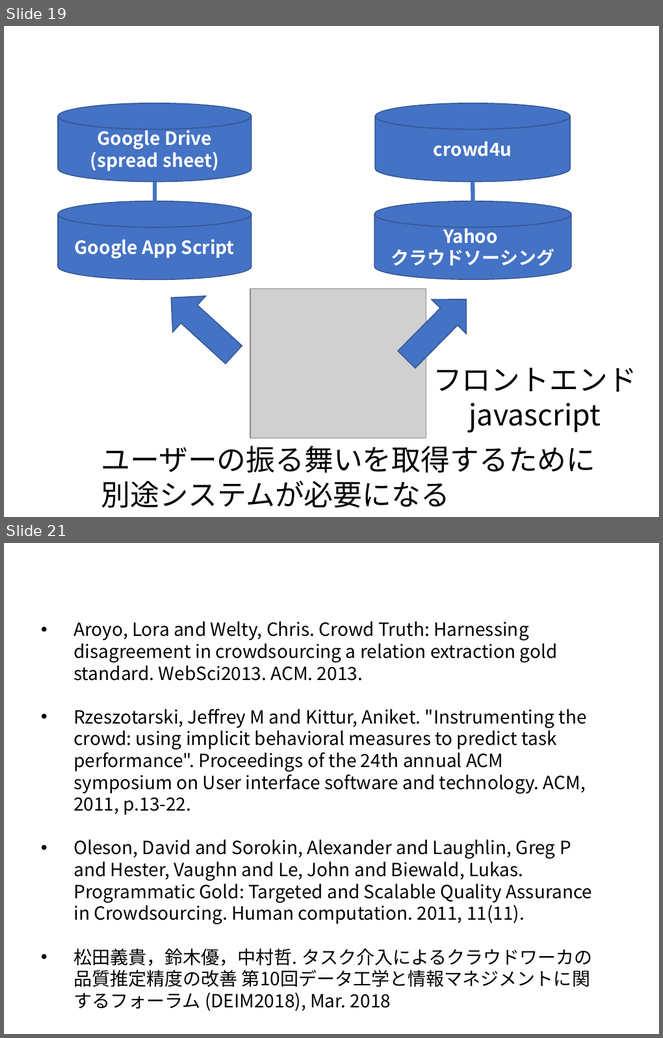
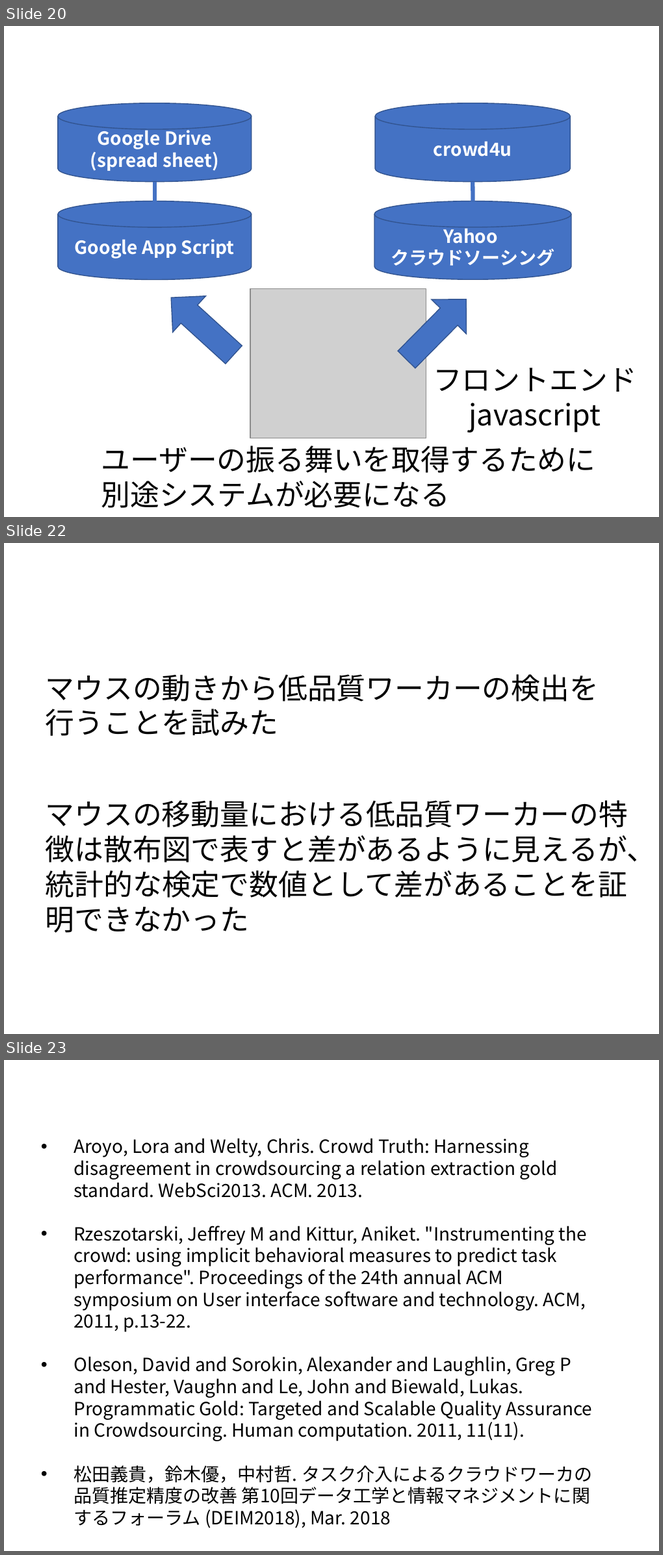
Before and after one commit to tomoya-mikami/task2, a slide deck: slide/presentation.pptx. Shown one above the other, each under a label of ours: slides 19 and 21 before the commit, slides 20, 22 and 23 after it; the slides between them are not shown. The pictures are 663x1038 and 663x1555 pixels, drawn with LibreOffice and Linux fonts; fonts in the diff are those of the drawing; grey boxes stand for pictures; background and template pictures are left out. Boxes give left, top, right and bottom in pixels: in the first picture for what was removed or moved away, otherwise in the second. Text is boxed around its words. In the diff, an @@ line names an element or a change of style, - is before the commit and + after.

```diff
--- a/slide/presentation.pptx
+++ b/slide/presentation.pptx
@@ slide 22 added at <box>4,543,659,1034</box>, background picture (left out) @@
@@ page number added at <box>504,553,652,579</box>, 21 pt, text #FFFFFF @@
+22
@@ text added at <box>46,674,599,736</box>, 32 pt, text #000000 @@
+マウスの動きから低品質ワーカーの検出を
+行うことを試みた
@@ text added at <box>46,709,279,736</box>, 24 pt, text #FFFFFF, bold @@
+まとめ
@@ text added at <box>46,800,656,933</box>, 32 pt, text #000000 @@
+マウスの移動量における低品質ワーカーの特徴は散布図で表すと差があるように見えるが、
+統計的な検定で数値として差があることを証明できなかった
@@ what was slide 19 is now slide 20 @@
@@ what was slide 21 is now slide 23 @@
```
Also in this commit, not shown: 14 slides changed, 4 other slides added, 1 slide removed, 2 other files.
